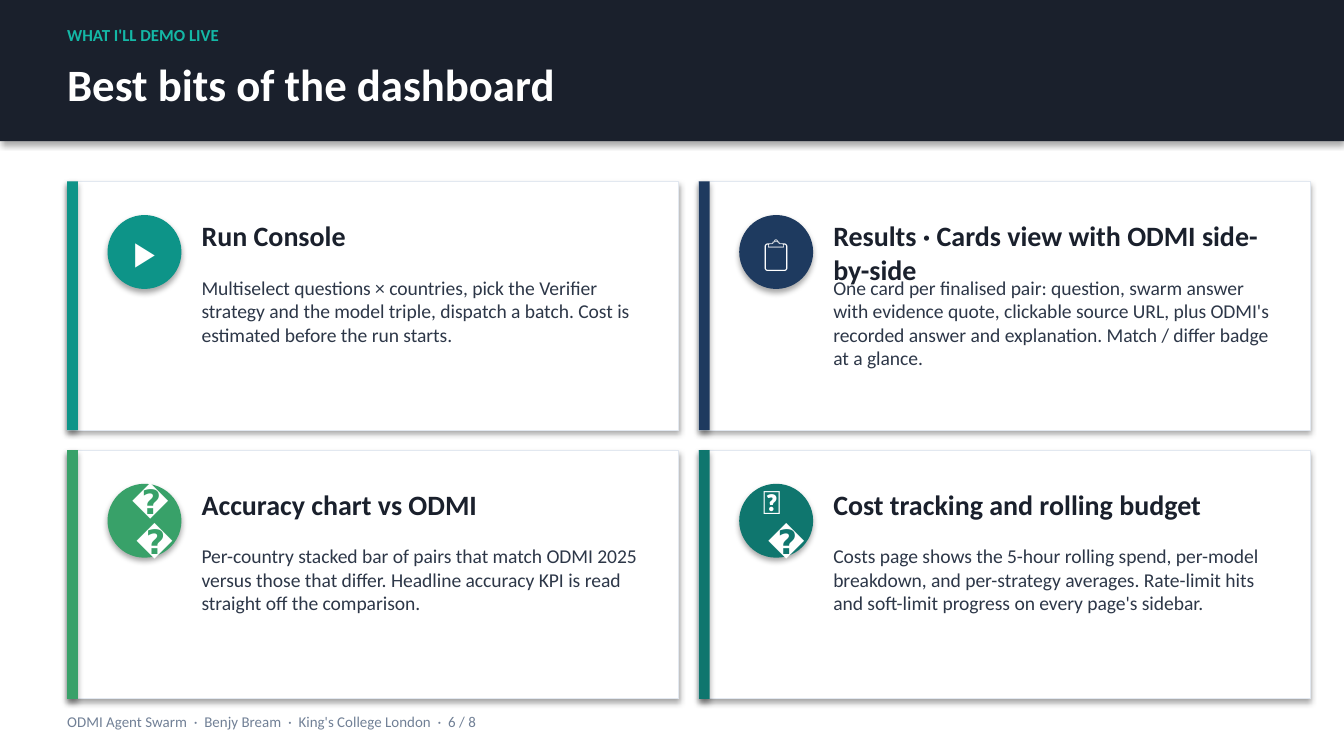
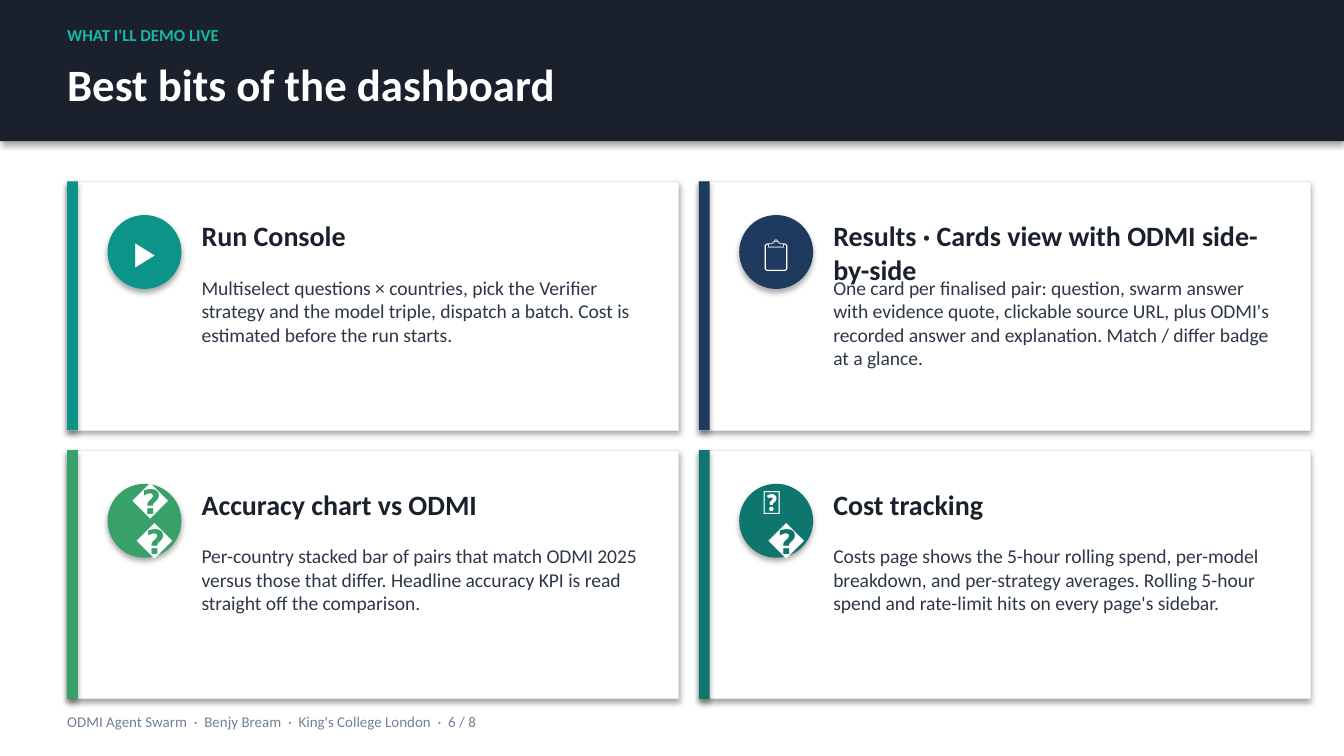
Before and after one commit to benjyb1/odmi-agent-swarm, a slide deck: slide 6 of docs/PROGRESS_SLIDES_2026-06-03.pptx. Drawn at 1344x756 pixels with LibreOffice and Linux fonts; fonts in the diff are those of the drawing. Boxes give left, top, right and bottom in pixels: in the first picture for what was removed or moved away, otherwise in the second. Text is boxed around its words. In the diff, an @@ line names an element or a change of style, - is before the commit and + after.

```diff
--- a/docs/PROGRESS_SLIDES_2026-06-03.pptx
+++ b/docs/PROGRESS_SLIDES_2026-06-03.pptx
@@ text at (x1=833, y1=495, x2=983, y2=520): text changed @@
-Cost tracking and rolling budget
+Cost tracking
@@ text at (x1=833, y1=549, x2=1258, y2=614): text changed @@
-Costs page shows the 5-hour rolling spend, per-model breakdown, and per-strategy averages. Rate-limit hits and soft-limit progress on every page's sidebar.
+Costs page shows the 5-hour rolling spend, per-model breakdown, and per-strategy averages. Rolling 5-hour spend and rate-limit hits on every page's sidebar.
```
Also in this commit, not shown: 9 other files.
